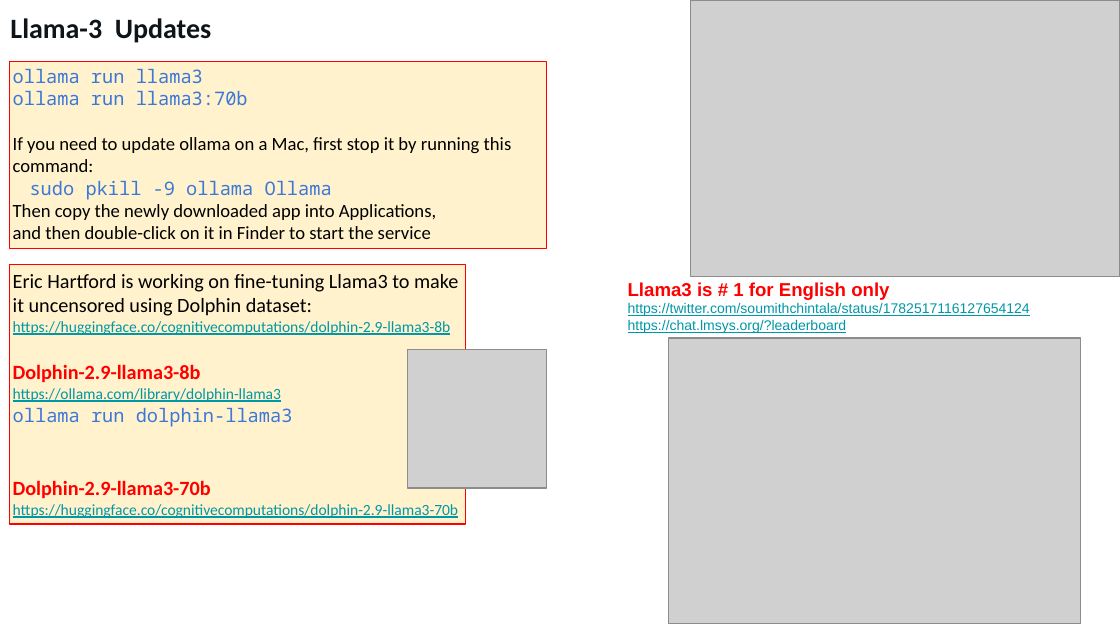
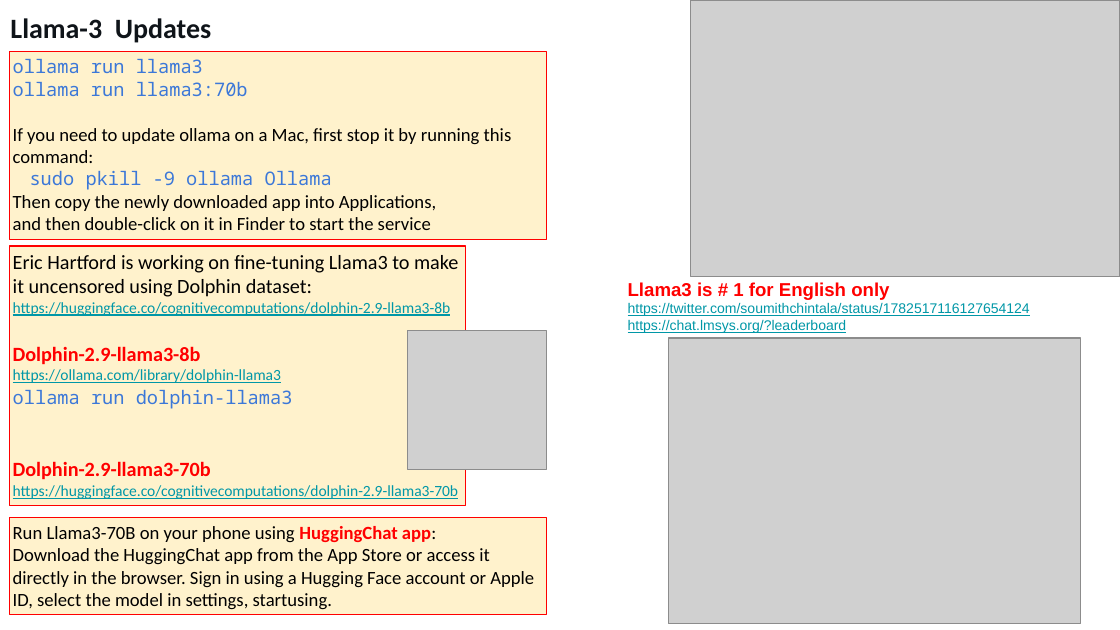
Before and after one commit to lselector/seminar, a slide deck: slide 3 of 2024/2024-04-26-AI-Updates.pptx. Drawn at 1120x630 pixels with LibreOffice and Linux fonts; fonts in the diff are those of the drawing; grey boxes stand for pictures. Boxes give left, top, right and bottom in pixels: in the first picture for what was removed or moved away, otherwise in the second. Text is boxed around its words. In the diff, an @@ line names an element or a change of style, - is before the commit and + after.

```diff
--- a/2024/2024-04-26-AI-Updates.pptx
+++ b/2024/2024-04-26-AI-Updates.pptx
@@ rectangle "ollama run llama3": place and size @@
-rectangle "ollama run llama3" at [9,62,545,250]
+rectangle "ollama run llama3" at [9,52,545,240]
@@ rectangle "Eric Hartford is working on ...": place and size @@
-rectangle "Eric Hartford is working on ..." at [9,264,466,524]
+rectangle "Eric Hartford is working on ..." at [9,246,466,506]
@@ picture: place and size @@
-picture at [408,349,547,488]
+picture at [408,330,547,469]
@@ rectangle added at [9,517,545,615], fill #FFF2CC, outline #FF0000 0.75 pt, 12 pt, text #000000 @@
+Run Llama3-70B on your phone using HuggingChat app:
+Download the HuggingChat app from the App Store or access it directly in the browser. Sign in using a Hugging Face account or Apple ID, select the model in settings, startusing.
```
Also in this commit, not shown: 3 other slides changed.
